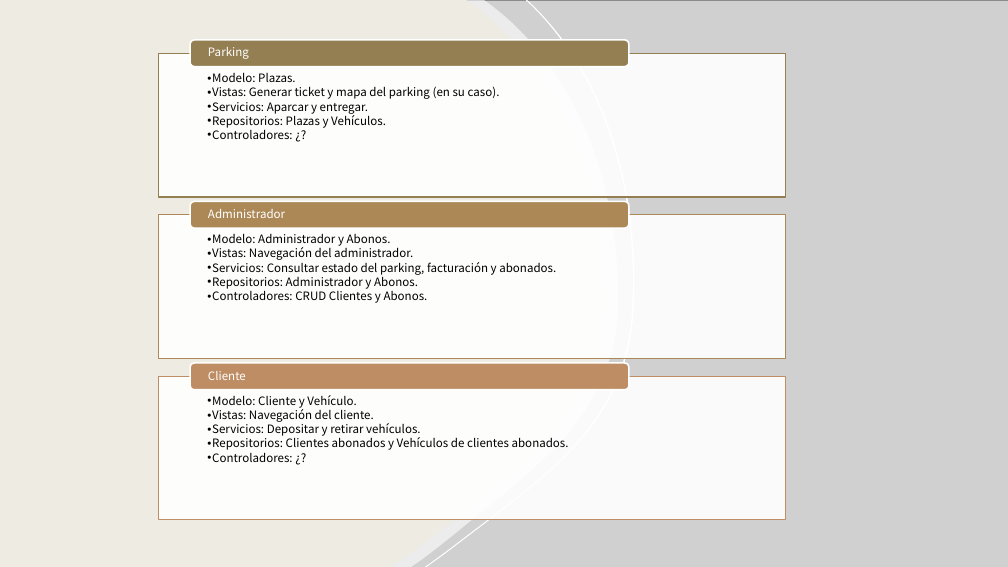
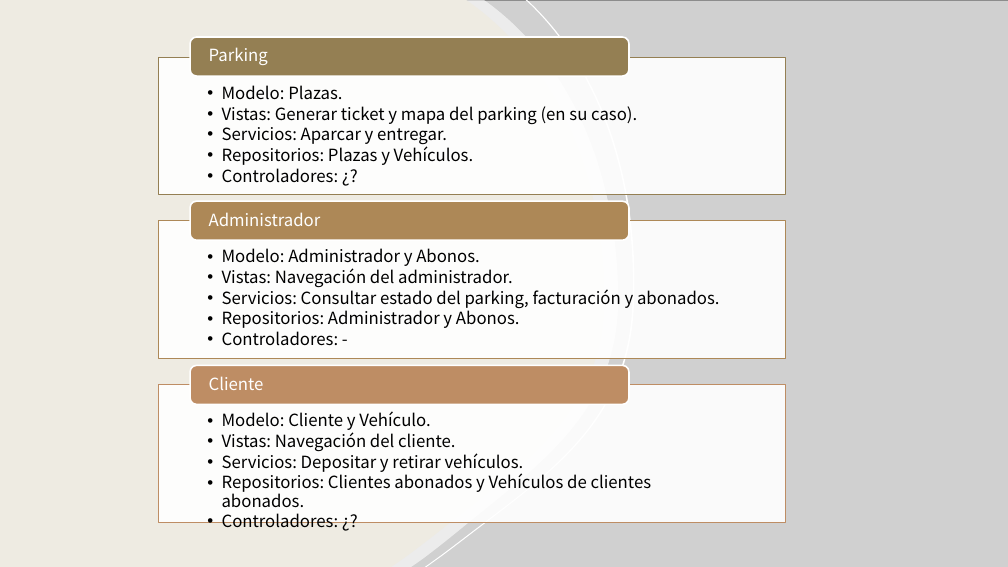
Before and after one commit to danielcdc/Parking-JS, a slide deck: slide 1 of Estructura de ficheros.pptx. Drawn at 1008x567 pixels with LibreOffice and Linux fonts; fonts in the diff are those of the drawing; grey boxes stand for pictures. Boxes give left, top, right and bottom in pixels: in the first picture for what was removed or moved away, otherwise in the second. Text is boxed around its words. In the diff, an @@ line names an element or a change of style, - is before the commit and + after.

```diff
--- a/Estructura de ficheros.pptx
+++ b/Estructura de ficheros.pptx
@@ text "Modelo: Plazas." at bbox=[222, 85, 637, 183]: size 11 to 16 pt; bullet • to •• @@
@@ rounded rectangle: place and size @@
-rounded rectangle at bbox=[190, 40, 629, 67]
+rounded rectangle at bbox=[190, 37, 629, 76]
@@ rounded rectangle: place and size @@
-rounded rectangle at bbox=[190, 201, 629, 228]
+rounded rectangle at bbox=[190, 201, 629, 240]
@@ rectangle: place and size @@
-rectangle at bbox=[159, 215, 786, 358]
+rectangle at bbox=[159, 221, 786, 358]
@@ text at bbox=[222, 248, 720, 328]: size 11 to 16 pt; bullet • to •• @@
@@ text at bbox=[222, 331, 339, 346]: text changed; size 11 to 16 pt @@
-  • Controladores: CRUD Clientes y Abonos.
+  •• Controladores: -
@@ text "Modelo: Cliente y Vehículo." at bbox=[222, 411, 652, 528]: size 11 to 16 pt; bullet • to •• @@
@@ text "Modelo: Cliente y Vehículo.": place and size @@
-text "Modelo: Cliente y Vehículo." at bbox=[207, 395, 569, 462]
+text "Modelo: Cliente y Vehículo." at bbox=[222, 411, 652, 528]
@@ rectangle: place and size @@
-rectangle at bbox=[159, 377, 786, 520]
+rectangle at bbox=[159, 385, 786, 523]
@@ rounded rectangle: place and size @@
-rounded rectangle at bbox=[190, 363, 629, 390]
+rounded rectangle at bbox=[190, 365, 629, 405]
@@ size 11 to 16 pt; more space between paragraphs in 3 elements at bbox=[209, 47, 268, 65], bbox=[209, 212, 321, 226], bbox=[209, 376, 264, 390] @@
```
Also in this commit, not shown: 1 slide added, 2 other files.
